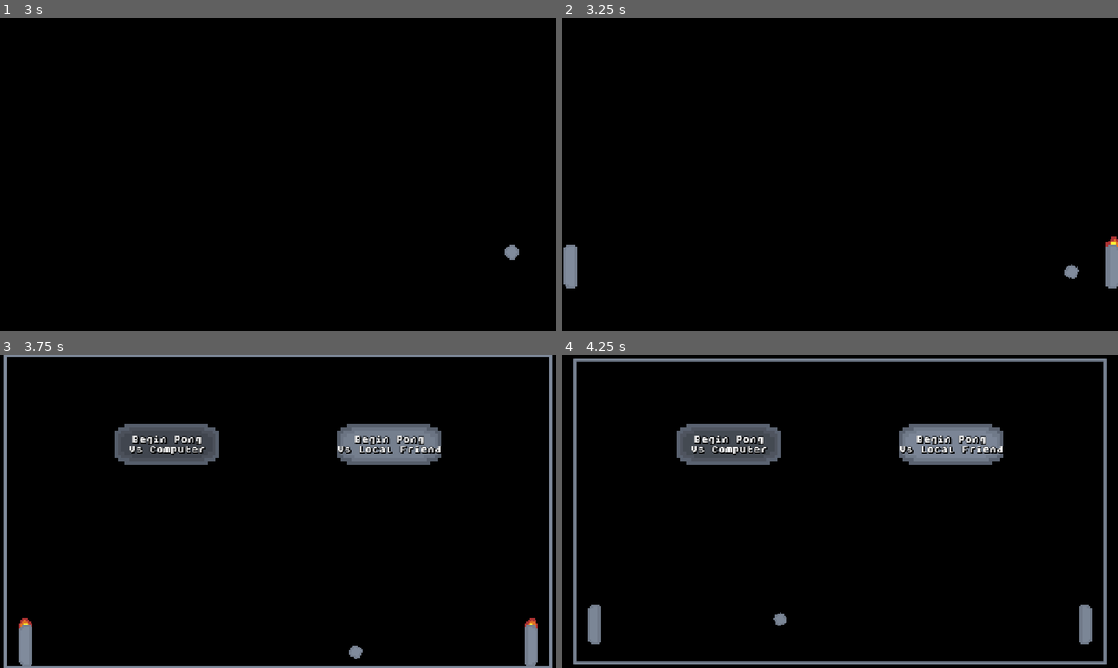
Above: before the commit, frames 1-4 (two rows, left to right).
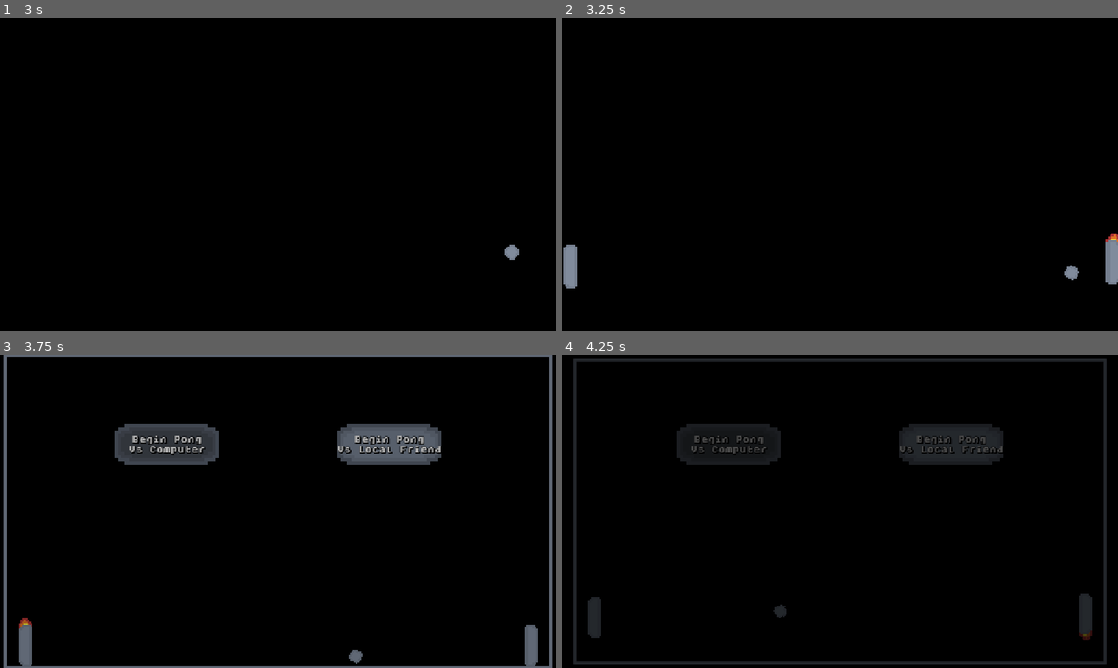
Above: after the commit, the same moments.

Repository: where-fore/pong
Game: Godot game, scene res://scenes/main_menu.tscn
The game is run twice, just before and just after one commit, with the same random seed, the same clock (stepped at 60 frames per second) and the same inputs.
Inputs (mouse positions are in pixels of both pictures, inside the frame that each line leads up to):
- Up to frame 1 (3 s): tap Enter (start_game) at 0.5, 0.6, 1.35, 2.1, 2.85 s; move the mouse to (400, 158) at 0.52 s; hold E (move_up) 0.53-1.28 s; move the mouse to (166, 190) at 1.27 s; hold S (move_down) 1.28-2.03 s; move the mouse to (333, 105) at 2.02 s; hold E (move_up) from 2.03 s (still down); move the mouse to (250, 237) at 2.77 s
- Up to frame 2 (3.25 s): keep holding E (move_up)
- Up to frame 3 (3.75 s): release E (move_up) at 3.5 s; click "Begin Pong Vs Computer" at 3.5 s
- Up to frame 4 (4.25 s): no input

Frame 1 is identical in both runs. In frame 2, 0.1% of the frame differs, in the area x 90-100%, y 68-87%; in frame 3, 6.2%; in frame 4, 8.6%, in the area x 2-98%, y 1-99%.

Commit message:
input icons bounce when changed

Diff:
--- a/project/scenes/hud.tscn
+++ b/project/scenes/hud.tscn
@@ -1,10 +1,11 @@
-[gd_scene load_steps=8 format=3 uid="uid://bmed41fkbopnt"]
+[gd_scene load_steps=9 format=3 uid="uid://bmed41fkbopnt"]
 
 [ext_resource type="Script" uid="uid://b0brhoy03ctsb" path="res://scripts/hud.gd" id="1_uo2fv"]
 [ext_resource type="Texture2D" uid="uid://co7cdggohjv1m" path="res://sprites/frame.png" id="3_uo2fv"]
 [ext_resource type="Texture2D" uid="uid://cwj1n8p75ajuq" path="res://sprites/robot.png" id="4_5pdws"]
 [ext_resource type="Texture2D" uid="uid://dinjh2rnost5b" path="res://sprites/cursor.png" id="4_6fi6k"]
 [ext_resource type="Script" uid="uid://dfyy0ewndf2cj" path="res://scripts/input_change_button.gd" id="4_047uy"]
+[ext_resource type="PackedScene" uid="uid://btq1od3n2s8fk" path="res://scenes/input_and_score_tracker.tscn" id="5_hd3ao"]
 [ext_resource type="Texture2D" uid="uid://df648unlk73sg" path="res://sprites/keys.png" id="6_5pdws"]
 [ext_resource type="Texture2D" uid="uid://dgnm4lqdaw24t" path="res://sprites/bounce.png" id="9_0i1j5"]
 
@@ -14,34 +15,10 @@
 cursor_icon = ExtResource("4_6fi6k")
 ai_icon = ExtResource("4_5pdws")
 
-[node name="Left Score Icon" type="TextureRect" parent="."]
-anchors_preset = -1
-anchor_left = 0.5
-anchor_top = 0.01
-anchor_right = 0.5
-anchor_bottom = 0.01
-offset_left = -180.0
-offset_right = -100.0
-offset_bottom = 80.0
-grow_horizontal = 2
-pivot_offset = Vector2(40, 40)
+[node name="Left Score Icon" parent="." instance=ExtResource("5_hd3ao")]
+anchor_left = 0.4
+anchor_right = 0.4
 texture = ExtResource("6_5pdws")
-
-[node name="Left Score Label" type="Label" parent="Left Score Icon"]
-layout_mode = 1
-anchors_preset = -1
-anchor_left = 0.5
-anchor_top = 1.0
-anchor_right = 0.5
-anchor_bottom = 1.0
-offset_left = -56.0
-offset_top = -5.0
-offset_right = 56.0
-offset_bottom = 27.0
-grow_horizontal = 2
-grow_vertical = 2
-theme_override_font_sizes/font_size = 24
-horizontal_alignment = 1
 
 [node name="Input Button Parent" type="Control" parent="Left Score Icon"]
 layout_mode = 1
@@ -95,34 +72,10 @@
 horizontal_alignment = 1
 vertical_alignment = 1
 
-[node name="Right Score Icon" type="TextureRect" parent="."]
-anchors_preset = -1
-anchor_left = 0.5
-anchor_top = 0.01
-anchor_right = 0.5
-anchor_bottom = 0.01
-offset_left = 100.0
-offset_right = 180.0
-offset_bottom = 80.0
-grow_horizontal = 2
-pivot_offset = Vector2(40, 40)
+[node name="Right Score Icon" parent="." instance=ExtResource("5_hd3ao")]
+anchor_left = 0.6
+anchor_right = 0.6
 texture = ExtResource("4_6fi6k")
-
-[node name="Right Score Label" type="Label" parent="Right Score Icon"]
-layout_mode = 1
-anchors_preset = -1
-anchor_left = 0.5
-anchor_top = 1.0
-anchor_right = 0.5
-anchor_bottom = 1.0
-offset_left = -16.0
-offset_top = -5.0
-offset_right = 16.0
-offset_bottom = 27.0
-grow_horizontal = 2
-grow_vertical = 2
-theme_override_font_sizes/font_size = 24
-horizontal_alignment = 1
 
 [node name="Bounce Count Icon" type="TextureRect" parent="."]
 anchors_preset = -1
--- /dev/null
+++ b/project/scenes/input_and_score_tracker.tscn
@@ -0,0 +1,30 @@
+[gd_scene load_steps=2 format=3 uid="uid://btq1od3n2s8fk"]
+
+[ext_resource type="Script" uid="uid://clb3jkj3n85tq" path="res://scripts/input_and_score_tracker.gd" id="1_1i6k8"]
+
+[node name="Score Icon" type="TextureRect"]
+anchors_preset = -1
+anchor_top = 0.01
+anchor_bottom = 0.01
+offset_left = -40.0
+offset_right = 40.0
+offset_bottom = 80.0
+grow_horizontal = 2
+pivot_offset = Vector2(40, 40)
+script = ExtResource("1_1i6k8")
+
+[node name="Score Label" type="Label" parent="."]
+layout_mode = 1
+anchors_preset = -1
+anchor_left = 0.5
+anchor_top = 1.0
+anchor_right = 0.5
+anchor_bottom = 1.0
+offset_left = -16.0
+offset_top = -5.0
+offset_right = 16.0
+offset_bottom = 27.0
+grow_horizontal = 2
+grow_vertical = 2
+theme_override_font_sizes/font_size = 24
+horizontal_alignment = 1
--- a/project/scripts/hud.gd
+++ b/project/scripts/hud.gd
@@ -58,11 +58,11 @@
 
 
 func _on_right_wall_scored() -> void:
-	update_scores($"Left Score Icon/Left Score Label")
+	update_scores($"Left Score Icon/Score Label")
 
 
 func _on_left_wall_scored() -> void:
-	update_scores($"Right Score Icon/Right Score Label")
+	update_scores($"Right Score Icon/Score Label")
 
 
 func update_scores(label) -> void:
@@ -121,13 +121,13 @@
 	if paddle.is_in_group("Keys Paddle"):
 		paddle.remove_from_group("Keys Paddle")
 		paddle.add_to_group("Cursor Paddle")
-		if side == "Left": left_side_icon.texture = cursor_icon
-		elif side == "Right": right_side_icon.texture = cursor_icon
+		if side == "Left": left_side_icon.change_icon(cursor_icon)
+		elif side == "Right": right_side_icon.change_icon(cursor_icon)
 
 	elif paddle.is_in_group("Cursor Paddle"):
 		paddle.remove_from_group("Cursor Paddle")
 		paddle.add_to_group("Keys Paddle")
-		if side == "Left": left_side_icon.texture = keys_icon
-		elif side == "Right": right_side_icon.texture = keys_icon
+		if side == "Left": left_side_icon.change_icon(keys_icon)
+		elif side == "Right": right_side_icon.change_icon(keys_icon)
 
 	else: push_error("No input method assigned to paddle at time of input swap method.")
--- /dev/null
+++ b/project/scripts/input_and_score_tracker.gd
@@ -0,0 +1,17 @@
+extends TextureRect
+
+func change_icon(new_icon:CompressedTexture2D):
+	self.texture = new_icon
+
+	var tween = create_tween()
+	var target = self
+	var target_property = "scale"
+	var duration = 0.4
+	var original_property_value = self.scale
+	var change_factor = 1.06
+	var target_property_value = original_property_value * change_factor
+
+	tween.set_trans(Tween.TRANS_SINE)
+	tween.set_ease(Tween.EASE_IN_OUT)
+	tween.tween_property(target, target_property, target_property_value, duration)
+	tween.tween_property(target, target_property, original_property_value, duration)
--- a/project/scripts/main.gd
+++ b/project/scripts/main.gd
@@ -68,7 +68,7 @@
 	#assumes "var fade_in_out_tween = null" was instantiated
 	var fade_in_out_tween = create_tween()
 	fade_in_out_tween.set_trans(Tween.TRANS_CUBIC)
-	fade_in_out_tween.set_ease(Tween.EASE_IN)
+	fade_in_out_tween.set_ease(Tween.EASE_OUT)
 	fade_in_out_tween.tween_property(target, target_property, target_color, fade_time)
 
 	#if you want to wait for the fade to be finished, await fade_menu()
--- a/project/scripts/paddle.gd
+++ b/project/scripts/paddle.gd
@@ -99,15 +99,14 @@
 	velocity = velocity * paddle_speed_factor
 
 
-func ai_movement(delta):
-	reaction_time_remaining -= delta
-	if reaction_time_remaining <= 0:
-		reaction_time_remaining = 0 #randf_range(0,0.03)
-		track_ball_endpoint_at_current_velocity()
+func ai_movement(_delta):
+	track_ball_endpoint_at_current_velocity()
 
-
-func track_y_directly():
-	go_to_point(ball_to_track.position.y)
+	#reaction speed just really doesn't look good
+	#reaction_time_remaining -= _delta
+	#if reaction_time_remaining <= 0:
+		#reaction_time_remaining = randf_range(0,0.4)
+		#track_ball_endpoint_at_current_velocity()
 
 
 func track_ball_endpoint_at_current_velocity():
@@ -122,10 +121,15 @@
 
 
 func go_to_point(point: float):
-	# divides by 4 to check for middle of each end (75%) (divide by 2 would check ends)
-	if point > (position + paddle_size/4).y:
+	var paddle_center = position.y
+	var paddle_size_y = paddle_size.y
+	#size/2 is the furthest point, so somewhere between center and that
+	#this also doesn't really do anything cause it gets called every frame
+	var impact_point_offset = randf_range(0,paddle_size_y/2)
+
+	if point > (paddle_center + impact_point_offset):
 		velocity.y = 1
-	elif point < (position - paddle_size/4).y:
+	elif point < (paddle_center - impact_point_offset):
 		velocity.y = -1
 	else: velocity.y = 0
 
Not shown, added: project/scripts/input_and_score_tracker.gd.uid
